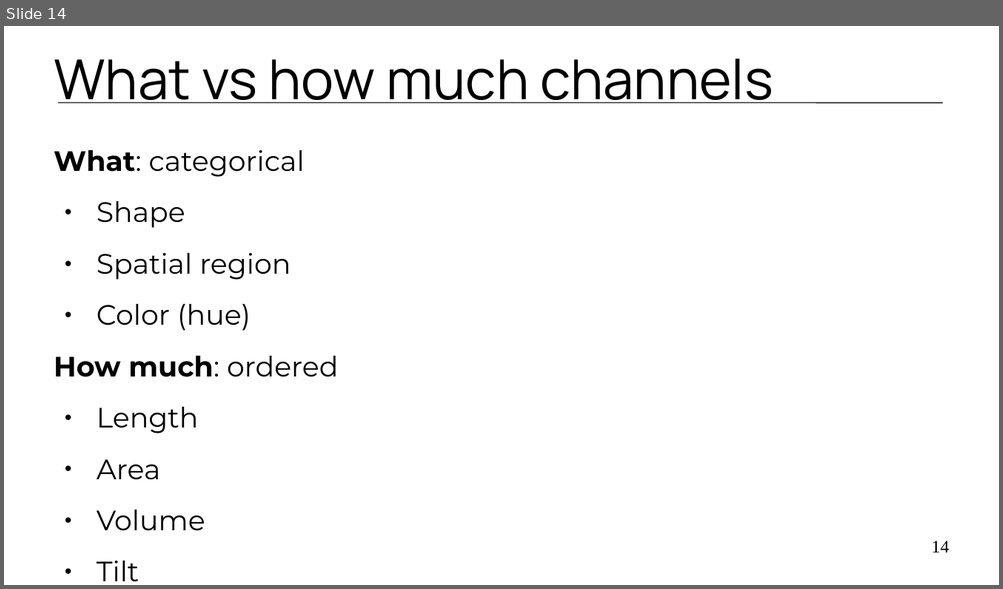
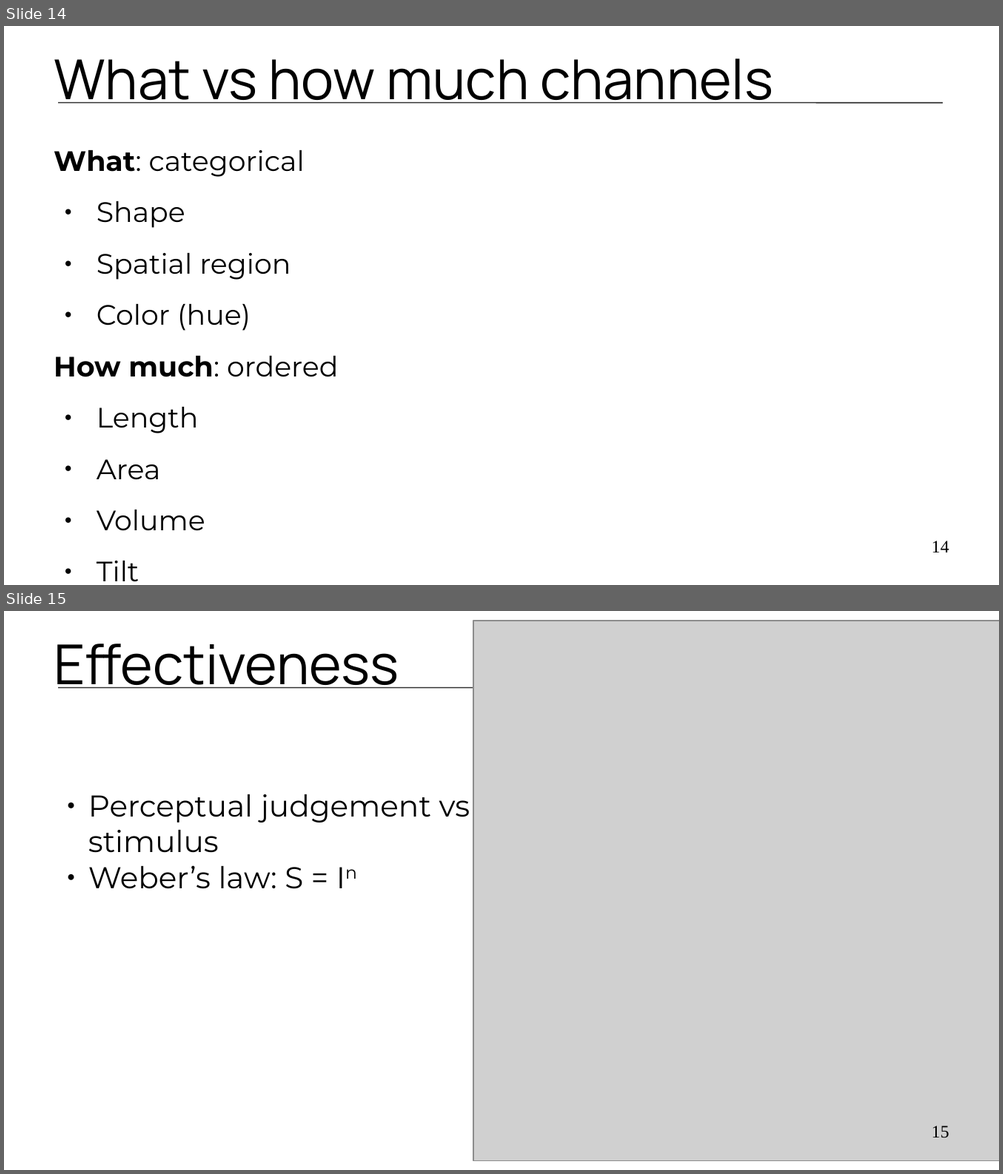
Before and after one commit to SwanseaU-TTW/CSC337_CSCM37, a slide deck: lectures/03_visprocess.odp. Shown one above the other, each under a label of ours: slide 14 before the commit, slides 14 and 15 after it. The pictures are 1003x589 and 1003x1174 pixels, drawn with LibreOffice and Linux fonts; fonts in the diff are those of the drawing; grey boxes stand for pictures. Boxes give left, top, right and bottom in pixels: in the first picture for what was removed or moved away, otherwise in the second. Text is boxed around its words. In the diff, an @@ line names an element or a change of style, - is before the commit and + after.

Commit message:
update color slides

```diff
--- a/lectures/03_visprocess.odp
+++ b/lectures/03_visprocess.odp
@@ slide 15 added at <box>4,611,999,1170</box>, background #FFFFFF; not listed: 1 template element that a slide beside it also shows @@
@@ picture added at <box>473,621,999,1162</box> @@
@@ title added at <box>54,644,399,689</box>, 44 pt, text #000000 @@
+Effectiveness
@@ text added at <box>88,795,470,889</box>, 24 pt, text #000000 @@
+● Perceptual judgement vs stimulus
+● Weber’s law: S = In
@@ page number added at <box>931,1126,949,1139</box>, 14 pt, text #000000 @@
+15
```
